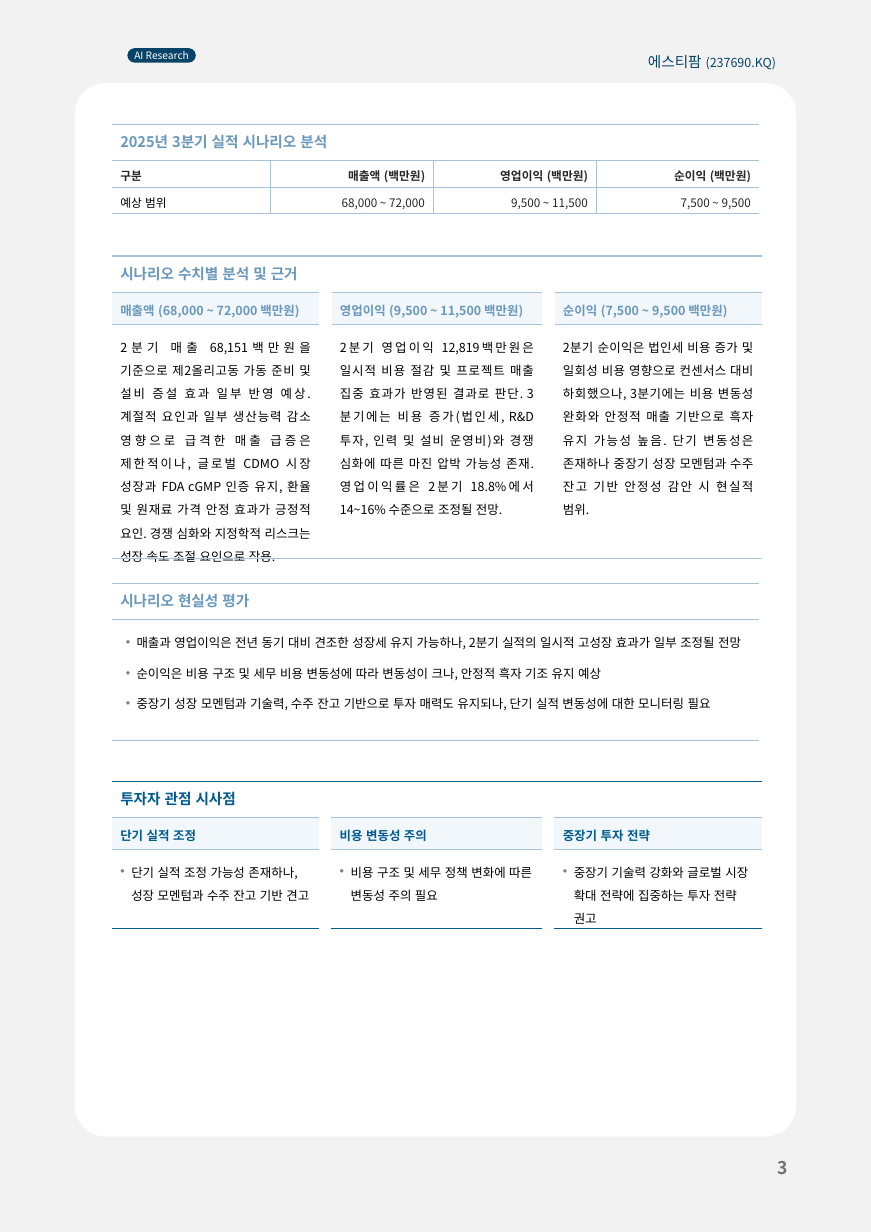
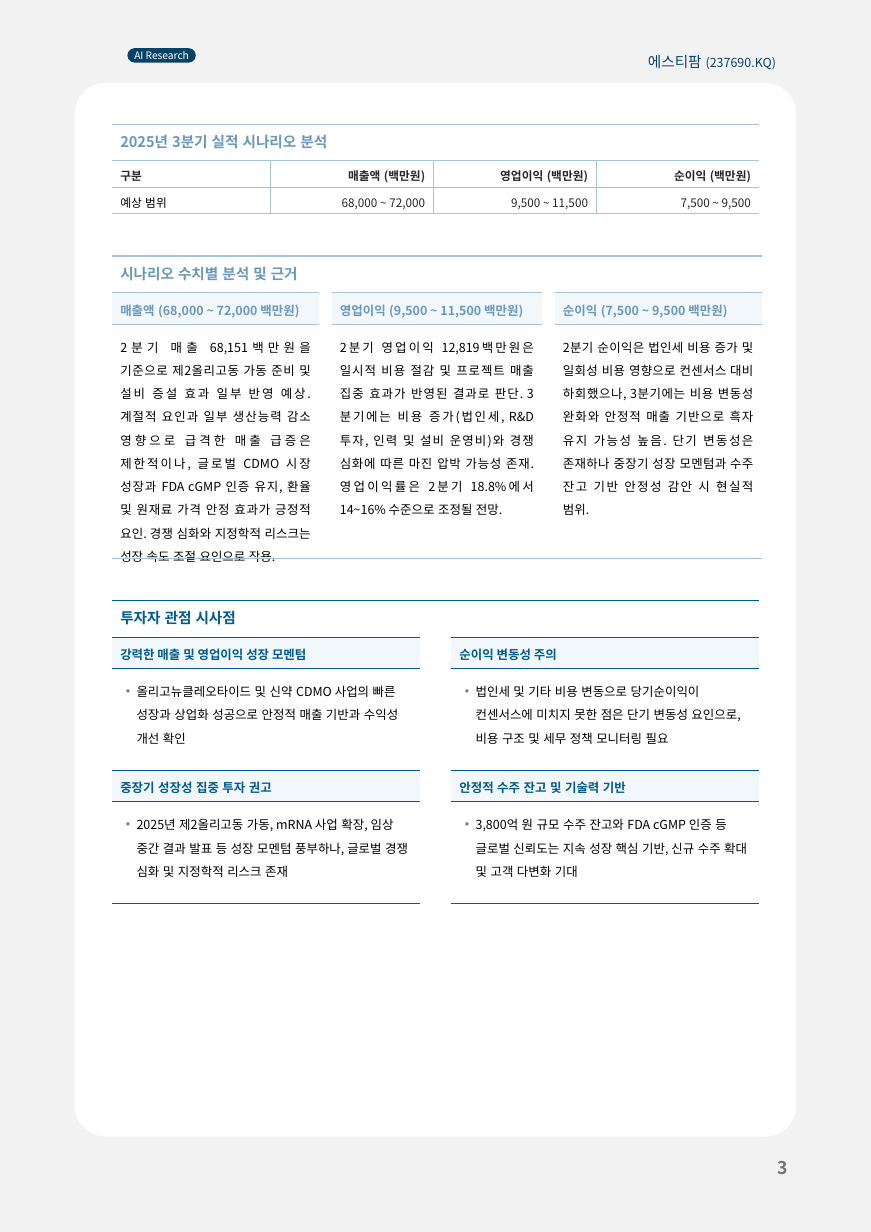
Before and after one commit to kyoujinkim/AI_Reporter, a slide deck: slide 3 of src/data/config/template.pptx. Drawn at 871x1232 pixels with LibreOffice and Linux fonts; fonts in the diff are those of the drawing; background and template pictures are left out. Boxes give left, top, right and bottom in pixels: in the first picture for what was removed or moved away, otherwise in the second. Text is boxed around its words. In the diff, an @@ line names an element or a change of style, - is before the commit and + after.

```diff
--- a/src/data/config/template.pptx
+++ b/src/data/config/template.pptx
@@ table removed at (112, 583, 758, 739), 2 rows, 1 columns @@
-시나리오 현실성 평가
-매출과 영업이익은 전년 동기 대비 견조한 성장세 유지 가능하나, 2분기 실적의 일시적 고성장 효과가 일부 조정될 전망 / 순이익은 비용 구조 및 세무 비용 변동성에 따라 변동성이 크나, 안정적 흑자 기조 유지 예상 / 중장기 성장 모멘텀과 기술력, 수주 잔고 기반으로 투자 매력도 유지되나, 단기 실적 변동성에 대한 모니터링 필요
@@ table added at (112, 600, 759, 899), 5 rows, 4 columns @@
+투자자 관점 시사점 |  |  | 
+강력한 매출 및 영업이익 성장 모멘텀 |  | 순이익 변동성 주의 | 
+올리고뉴클레오타이드 및 신약 CDMO 사업의 빠른 성장과 상업화 성공으로 안정적 매출 기반과 수익성 개선 확인 |  | 법인세 및 기타 비용 변동으로 당기순이익이 컨센서스에 미치지 못한 점은 단기 변동성 요인으로, 비용 구조 및 세무 정책 모니터링 필요 | 
+중장기 성장성 집중 투자 권고 |  | 안정적 수주 잔고 및 기술력 기반 | 
+2025년 제2올리고동 가동, mRNA 사업 확장, 임상 중간 결과 발표 등 성장 모멘텀 풍부하나, 글로벌 경쟁 심화 및 지정학적 리스크 존재 |  | 3,800억 원 규모 수주 잔고와 FDA cGMP 인증 등 글로벌 신뢰도는 지속 성장 핵심 기반, 신규 수주 확대 및 고객 다변화 기대 | 
@@ table removed at (112, 780, 759, 929), 3 rows, 5 columns @@
-투자자 관점 시사점 |  |  |  | 
-단기 실적 조정 |  | 비용 변동성 주의 |  | 중장기 투자 전략
-단기 실적 조정 가능성 존재하나, 성장 모멘텀과 수주 잔고 기반 견고 |  | 비용 구조 및 세무 정책 변화에 따른 변동성 주의 필요 |  | 중장기 기술력 강화와 글로벌 시장 확대 전략에 집중하는 투자 전략 권고
```
Also in this commit, not shown: 2 other slides changed, 3 other files.
